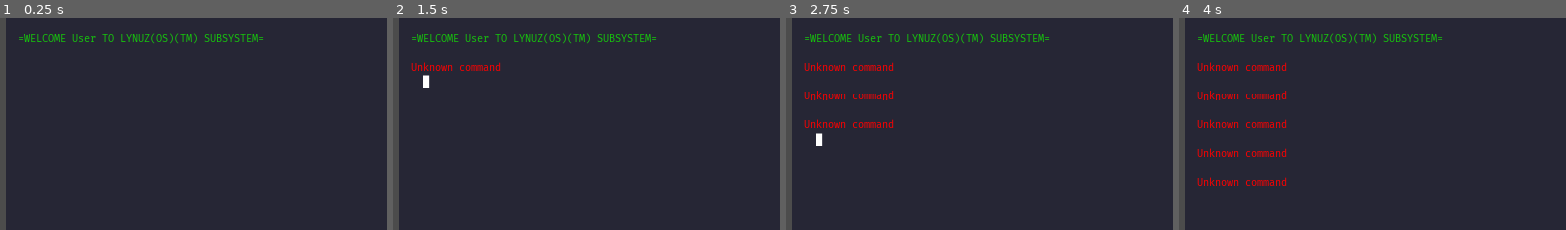
Above: before the commit, frames 1-4 (left to right).
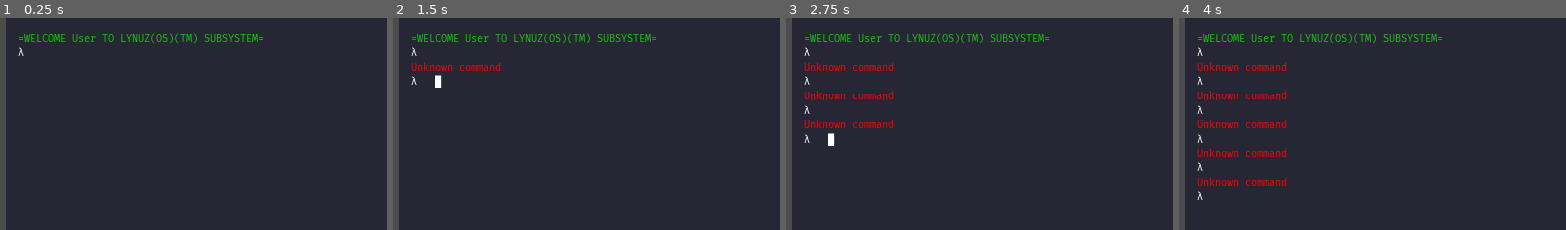
Above: after the commit, the same moments.

Repository: panorb/ludum-dare-48
Game: Godot game, scene res://Shell/Shell.tscn
The game is run twice, just before and just after one commit, with the same random seed, the same clock (stepped at 60 frames per second) and the same inputs.
Inputs:
- Up to frame 1 (0.25 s): no input
- Up to frame 2 (1.5 s): tap Enter at 0.5, 0.6, 1.35 s; tap Space at 0.77, 1.25 s
- Up to frame 3 (2.75 s): tap Space at 1.52 s; tap Enter at 2, 2.3 s; tap Backspace at 2.1 s
- Up to frame 4 (4 s): tap Space at 2.75, 3.02, 3.77 s; tap Enter at 2.85, 3.6 s
The pictures show only the part of the screen within x 0-50%, y 7-57%; the shares and areas given below are measured in that part.

The runs differ from the first frame. In frame 1, less than 0.1% of the frame differs, in the area x 4-7%, y 13-18%; in frame 2, 0.3%; in frame 3, 0.3%, in the area x 4-13%, y 13-61%; in frame 4, 0.2%.

Commit message:
Improving the shell even further beyond the stars

Diff:
--- a/godot/Shell/Shell.tscn
+++ b/godot/Shell/Shell.tscn
@@ -67,7 +67,6 @@
 bbcode_enabled = true
 bbcode_text = "[color=red]>[/color] [b]ls[/b] /fonts█"
 text = "> ls /fonts█"
-scroll_following = true
 
 [node name="CursorBlinkTimer" type="Timer" parent="."]
 wait_time = 0.5
--- a/godot/Shell/shell.gd
+++ b/godot/Shell/shell.gd
@@ -13,8 +13,12 @@
 onready var output_label = get_node("MarginContainer/MarginContainer/Label")
 onready var command_parser = get_node("Commands")
 
+export var main_color : Color = Color("#cccccc")
+export var accent_color : Color = Color("#16c60c")
+export(int, 12, 24) var font_size : int
+
 func _ready():
-	backlog.append("[color=#16c60c]=WELCOME User TO LYNUZ(OS)(TM) SUBSYSTEM=[/color]")
+	backlog.append("[accent]=WELCOME User TO LYNUZ(OS)(TM) SUBSYSTEM=[/accent]")
 
 func _process(_delta):
 	output_label.bbcode_text = ""
@@ -28,18 +32,31 @@
 		if display_cursor:
 			output_label.bbcode_text += "█"
 	elif not command_handled:
+		output_label.scroll_following = true
 		command_handled = true
 		command_parser.execute_command(current_command)
 
+	output_label.bbcode_text = insert_color(output_label.bbcode_text, "accent", accent_color)
+	output_label.bbcode_text = insert_color(output_label.bbcode_text, "main", main_color)
+
+	if input_accepted:
+		yield(get_tree(), "idle_frame")
+		output_label.scroll_following = false
+
+func insert_color(text, name, color):
+	text = text.replace("[" + name + "]", "[color=#" + color.to_html() + "]")
+	text = text.replace("[/" + name + "]", "[/color]")
+	return text
+
 func get_last_line():
 	if input_accepted:
-		return "" + current_command
+		return "λ [main]" + current_command + "[/main]"
 	else:
 		return backlog[-1]
 
 func _unhandled_input(event):
 	if event is InputEventKey:
-		if event.pressed:
+		if event.pressed and input_accepted:
 			var scancode = event.scancode
 			var scancode_string = OS.get_scancode_string(scancode)
 
@@ -86,10 +103,11 @@
 	display_cursor = !display_cursor
 
 func _on_Commands_message_sent(msg):
-	backlog.append(msg)
+	backlog.append("[main]" + msg + "[/main]")
 
 func _on_Commands_error_occurred(msg):
 	backlog.append("[color=red]" + msg + "[/color]")
 
 func _on_Commands_finished_execution():
+	yield(get_tree(), "idle_frame")
 	input_accepted = true
